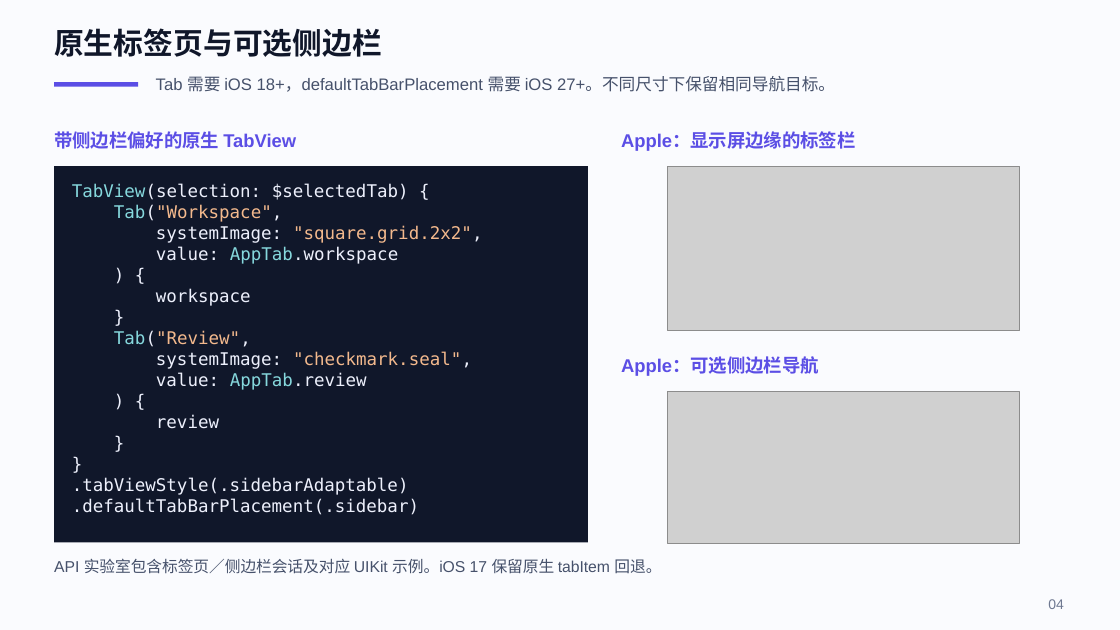
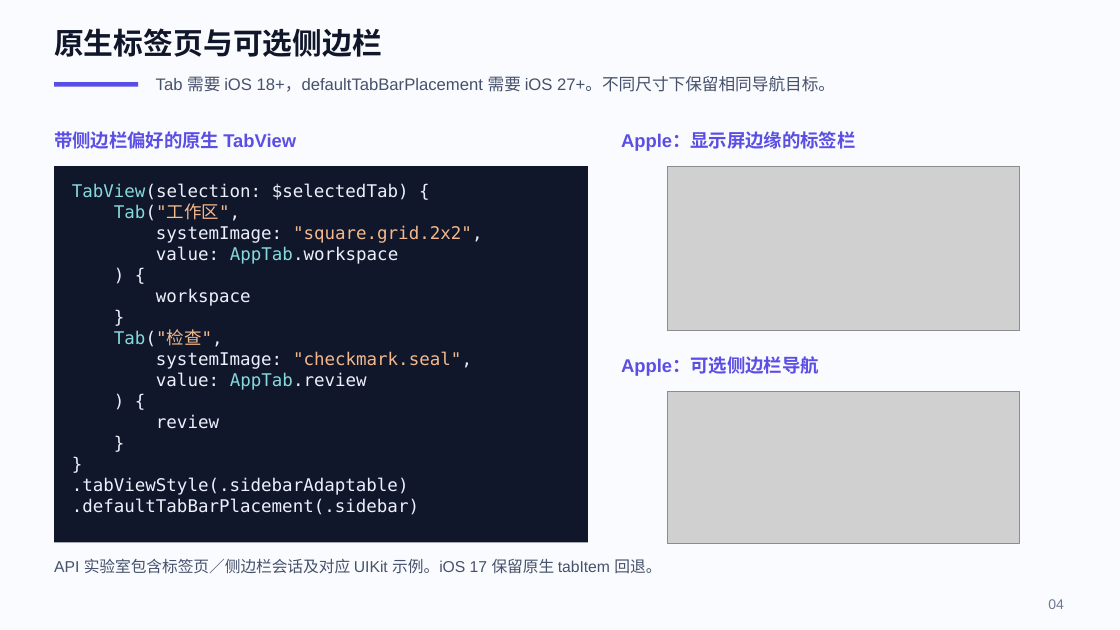
Before and after one commit to astralchen/AdaptiveIphoneDuoAPI, a slide deck: slide 4 of AdaptiveDuoLab/Docs/AdaptiveDuoLab_iPhone_Duo_Demo.pptx. Drawn at 1120x630 pixels with LibreOffice and Linux fonts; fonts in the diff are those of the drawing; grey boxes stand for pictures. Boxes give left, top, right and bottom in pixels: in the first picture for what was removed or moved away, otherwise in the second. Text is boxed around its words. In the diff, an @@ line names an element or a change of style, - is before the commit and + after.

```diff
--- a/AdaptiveDuoLab/Docs/AdaptiveDuoLab_iPhone_Duo_Demo.pptx
+++ b/AdaptiveDuoLab/Docs/AdaptiveDuoLab_iPhone_Duo_Demo.pptx
@@ text at [114, 204, 240, 221]: text changed @@
-Tab("Workspace",
+Tab("工作区",
@@ text at [114, 330, 223, 347]: text changed @@
-Tab("Review",
+Tab("检查",
```
Also in this commit, not shown: 7 other slides changed, 11 other files.
